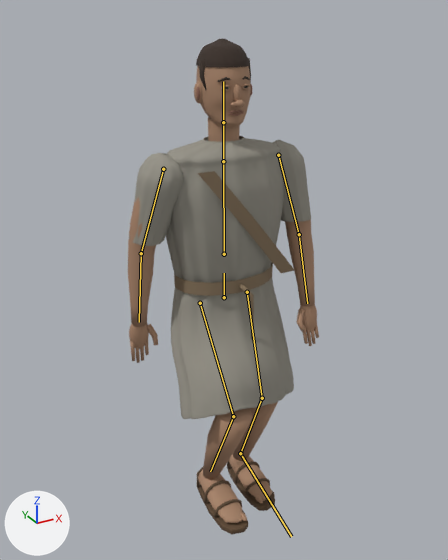
Before and after pictures for a commit that changed the glTF model public/models/port-worker.glb.
Both versions are drawn from a 50 mm lens placed at (-0.932, -1.693, 1.746), pointed at (0.003, 0.006, 0.897). The lights are fixed; the arrows at lower left show +X, +Y and +Z. The older version comes first. Both versions are drawn at frame 20 of the action 'Walk'; the numbers are the values there. The bones that change, and the others that lie on the model, are drawn over the model as lines.

Objects in the first picture: 'hair-surface.017', 'iris-surface.018', 'leather-surface.015', 'lip-surface.018', 'port-worker-shoulder-band-surface', 'port-worker-sturdy-tunic-surface', 'skin-surface.018'.
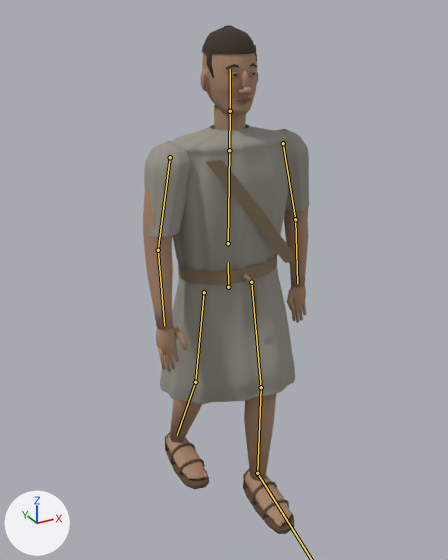
Patch to the scene script:
```diff
--- a/public/models/port-worker.glb.py
+++ b/public/models/port-worker.glb.py
@@ bone_hips @@
 bone_hips = bpy.data.objects['resident-rig.019'].pose.bones['hips']  # child of 'root'
-bone_hips.location = (0.0, -0.047, 0.0)
-bone_hips.rotation_quaternion = (1.0, 0.0, 0.0, 0.0)  # degrees (0, 0, 0)
+bone_hips.location = (0.017, -0.011, 0.0)
+bone_hips.rotation_quaternion = (1.0, 0.003, -0.016, 0.006)  # degrees (0, -2, 1)
@@ bone_spine @@
 bone_spine = bpy.data.objects['resident-rig.019'].pose.bones['spine']  # child of 'hips'
-bone_spine.rotation_quaternion = (1.0, -0.003, 0.0, 0.0)  # degrees (0, 0, 0)
+bone_spine.rotation_quaternion = (0.999, 0.006, 0.03, -0.006)  # degrees (1, 3, -1)
@@ bone_arml @@
 bone_arml = bpy.data.objects['resident-rig.019'].pose.bones['armL']  # child of 'spine'
-bone_arml.rotation_quaternion = (0.996, 0.086, 0.0, 0.0)  # degrees (10, 0, 0)
+bone_arml.rotation_quaternion = (-0.999, 0.036, -0.016, -0.01)  # degrees (-4, 2, 1)
@@ bone_armr @@
 bone_armr = bpy.data.objects['resident-rig.019'].pose.bones['armR']  # child of 'spine'
-bone_armr.rotation_quaternion = (0.996, -0.086, 0.0, 0.0)  # degrees (-10, 0, 0)
+bone_armr.rotation_quaternion = (1.0, 0.019, 0.012, 0.005)  # degrees (2, 1, 1)
@@ bone_thighl @@
 bone_thighl = bpy.data.objects['resident-rig.019'].pose.bones['thighL']  # child of 'hips'
-bone_thighl.rotation_quaternion = (-0.949, 0.316, 0.0, -0.001)  # degrees (-37, 0, 0)
+bone_thighl.rotation_quaternion = (-0.997, -0.074, 0.016, -0.016)  # degrees (8, -2, 2)
@@ bone_shinl @@
 bone_shinl = bpy.data.objects['resident-rig.019'].pose.bones['shinL']  # child of 'thighL'
-bone_shinl.rotation_quaternion = (0.857, 0.515, 0.002, 0.003)  # degrees (62, 0, 0)
+bone_shinl.rotation_quaternion = (0.989, 0.145, -0.002, 0.003)  # degrees (17, 0, 0)
@@ bone_thighr @@
 bone_thighr = bpy.data.objects['resident-rig.019'].pose.bones['thighR']  # child of 'hips'
-bone_thighr.rotation_quaternion = (0.989, -0.148, 0.0, 0.001)  # degrees (-17, 0, 0)
+bone_thighr.rotation_quaternion = (-0.993, 0.118, 0.017, -0.016)  # degrees (-14, -2, 2)
@@ bone_shinr @@
 bone_shinr = bpy.data.objects['resident-rig.019'].pose.bones['shinR']  # child of 'thighR'
-bone_shinr.rotation_quaternion = (0.94, 0.34, -0.001, -0.003)  # degrees (40, 0, 0)
+bone_shinr.rotation_quaternion = (0.994, 0.111, -0.002, -0.004)  # degrees (13, 0, 0)
@@ bone_footr @@
 bone_footr = bpy.data.objects['resident-rig.019'].pose.bones['footR']  # child of 'shinR'
-bone_footr.rotation_quaternion = (0.98, -0.197, -0.002, 0.001)  # degrees (-23, 0, 0)
+bone_footr.rotation_quaternion = (1.0, 0.004, 0.009, -0.003)  # degrees (0, 1, 0)
```

Location of each change, (x1, y1, x2, y2) in pixels of the pictures (448 x 560 px):
'port-worker-sturdy-tunic-surface', posed (9% narrower): before (129, 136, 311, 419); after (144, 124, 309, 404)
'skin-surface.018', posed (14% narrower): before (128, 66, 319, 523); after (143, 53, 308, 526)
'port-worker-shoulder-band-surface', posed: before (174, 171, 294, 341); after (178, 160, 299, 331)
'leather-surface.015', posed: before (197, 460, 275, 535); after (165, 432, 294, 534)
'hair-surface.017', posed: before (196, 39, 251, 90); after (202, 25, 258, 78)
'lip-surface.018', posed: before (196, 84, 252, 116); after (203, 72, 258, 103)
'iris-surface.018', posed: before (225, 86, 248, 89); after (233, 73, 255, 77)
bone 'hips', root to tip: before (224, 297) to (224, 273); after (228, 287) to (228, 262)
bone 'spine', root to tip: before (224, 254) to (223, 161); after (228, 243) to (229, 150)
bone 'armL', root to tip: before (163, 169) to (141, 253); after (170, 157) to (158, 250)
bone 'armR', root to tip: before (278, 155) to (299, 234); after (283, 143) to (295, 219)
bone 'thighL', root to tip: before (200, 303) to (233, 416); after (204, 292) to (195, 382)
bone 'shinL', root to tip: before (233, 416) to (210, 471); after (195, 382) to (177, 435)
bone 'thighR', root to tip: before (247, 292) to (262, 398); after (251, 282) to (261, 387)
bone 'shinR', root to tip: before (262, 398) to (240, 453); after (261, 387) to (257, 473)
